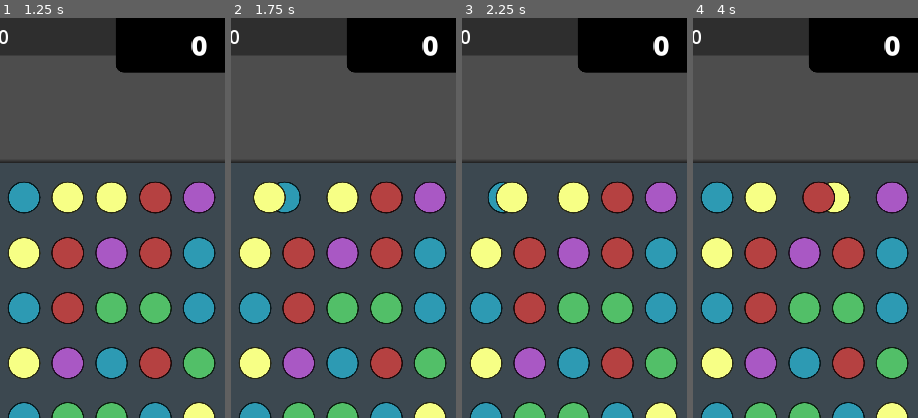
Above: before the commit, frames 1-4 (left to right).
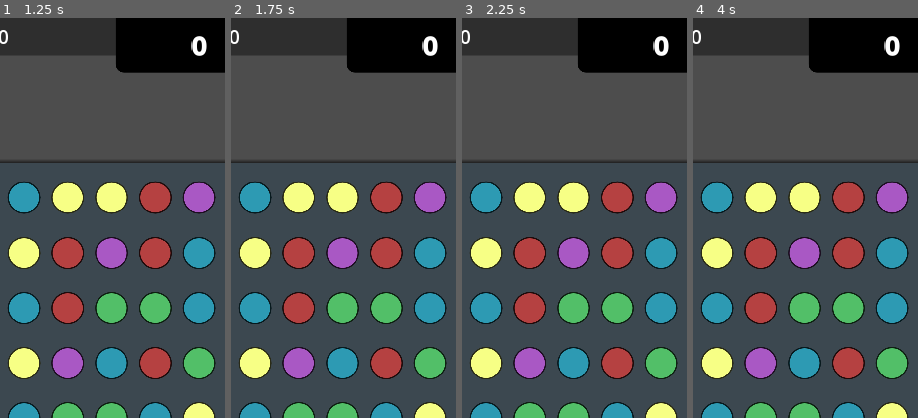
Above: after the commit, the same moments.

Repository: kuma-gee/holo-crush
Game: Godot game, scene res://src/start.tscn
Two runs of this game, one before a commit and one after it. Both use one fixed random seed, a clock stepped at 60 frames per second and the inputs below. The engine's default icon, where the game draws it, is replaced by a stand-in: a white triangle on a blue panel in a dark square.
Inputs (mouse positions are % of the whole screen's width and height, from its top left):
- Up to frame 1 (1.25 s): click "Play" at 0.5 s
- Up to frame 2 (1.75 s): tap Enter at 1.25 s; drag from (11, 22) to (60, 28) at 1.27 s
- Up to frame 3 (2.25 s): drag from (21, 22) to (45, 70) at 2.02 s
- Up to frame 4 (4 s): tap Space at 2.75 s; move the mouse to (31, 22) at 2.77 s; tap Alt at 2.85 s; click (31, 22) at 2.92 s; tap Enter at 3.5 s; drag from (40, 22) to (20, 35) at 3.52 s
The pictures show only the part of the screen within x 6-56%, y 0-50%; the shares and areas given below are measured in that part.

Frame 1 is identical in both runs. In frame 2, 2.4% of the frame differs, in the area x 3-38%, y 41-49%; in frame 3, 2.0%; in frame 4, 2.4%, in the area x 42-77%, y 41-49%.

Commit message:
emit swap no match

Diff:
--- a/godot/src/grid/match_grid.gd
+++ b/godot/src/grid/match_grid.gd
@@ -2,6 +2,7 @@
 extends Node
 
 signal invalid_swap(pos, dir)
+signal swap_no_match(pos, dest)
 signal swapped(pos, dest)
 signal moved(pos, dest)
 
@@ -75,20 +76,25 @@
 		invalid_swap.emit(pos, dest - pos)
 		return
 
-	_swap_value_with_special(pos, dest)
-	swapped.emit(pos, dest)
-	if not check_matches(dest):
-		if not debug:
-			_swap_value_with_special(dest, pos)
-			swapped.emit(dest, pos)
-		return false
-	else:
+	var test_swap = _data.duplicate()
+	test_swap.swap_value(pos, dest)
+	var count = test_swap.get_match_counts()
+	if count.size() > 0:
+		_swap_value_with_special(pos, dest)
+		swapped.emit(pos, dest)
+		check_matches(dest)
+
 		if is_deadlocked():
 			_data.refill(_specials.get_all_specials())
 			check_matches() # Usually does not contain matches, but just in case, let it be a win for the player
 			refilled.emit()
 		_data.print_data('Swap')
-	return true
+
+		return true
+	else:
+		swap_no_match.emit(pos, dest)
+
+	return false
 
 func check_matches(dest: Vector2i = Vector2i(-1, -1)):
 	var counts = _data.get_match_counts()
--- a/godot/tests/MatchGridTest.gd
+++ b/godot/tests/MatchGridTest.gd
@@ -86,9 +86,8 @@
 	watch_signals(data)
 	data.swap(Vector2(0, 0), Vector2(1, 0))
 
-	assert_signal_emit_count(data, 'swapped', 2)
-	assert_signal_emitted_with_parameters(data, 'swapped', [Vector2i(1, 0), Vector2i(0, 0)], 1)
-	assert_signal_emitted_with_parameters(data, 'swapped', [Vector2i(0, 0), Vector2i(1, 0)], 0)
+	assert_signal_emit_count(data, 'swap_no_match', 1)
+	assert_contains_exact(get_signal_parameters(data, 'swap_no_match'), [Vector2i(1, 0), Vector2i(0, 0)])
 	assert_eq_deep(data.get_data(), [
 		[1, 2, 1, 0],
 		[0, 1, 2, 0],
